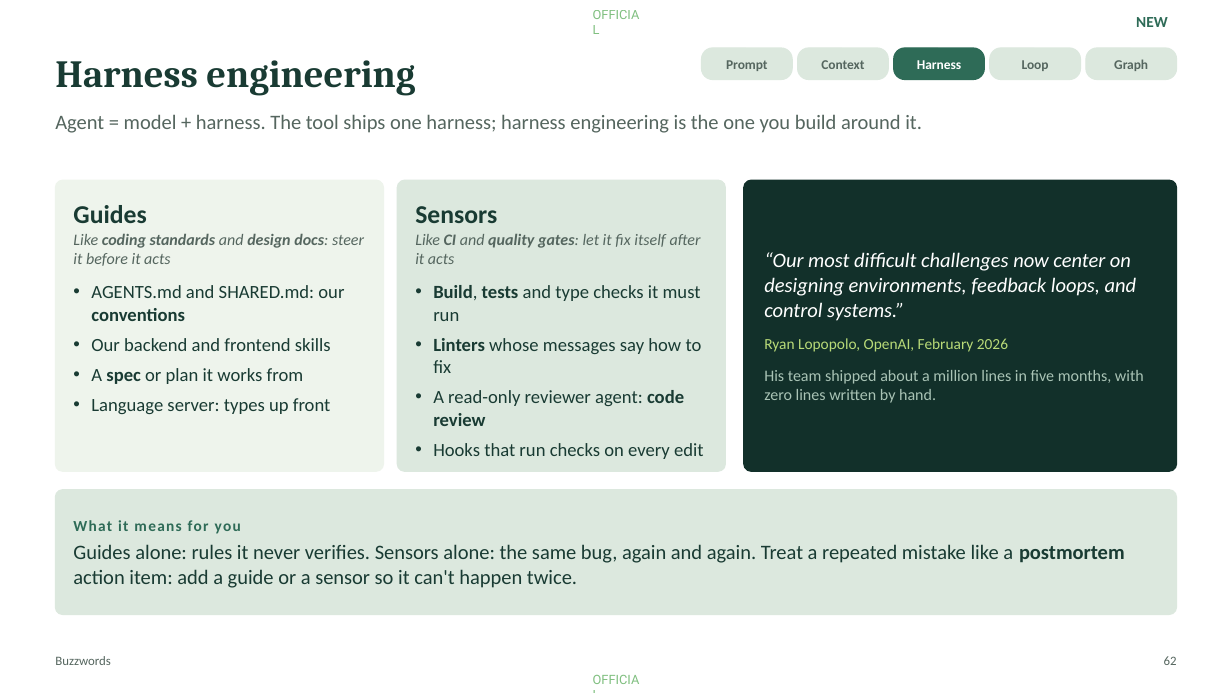
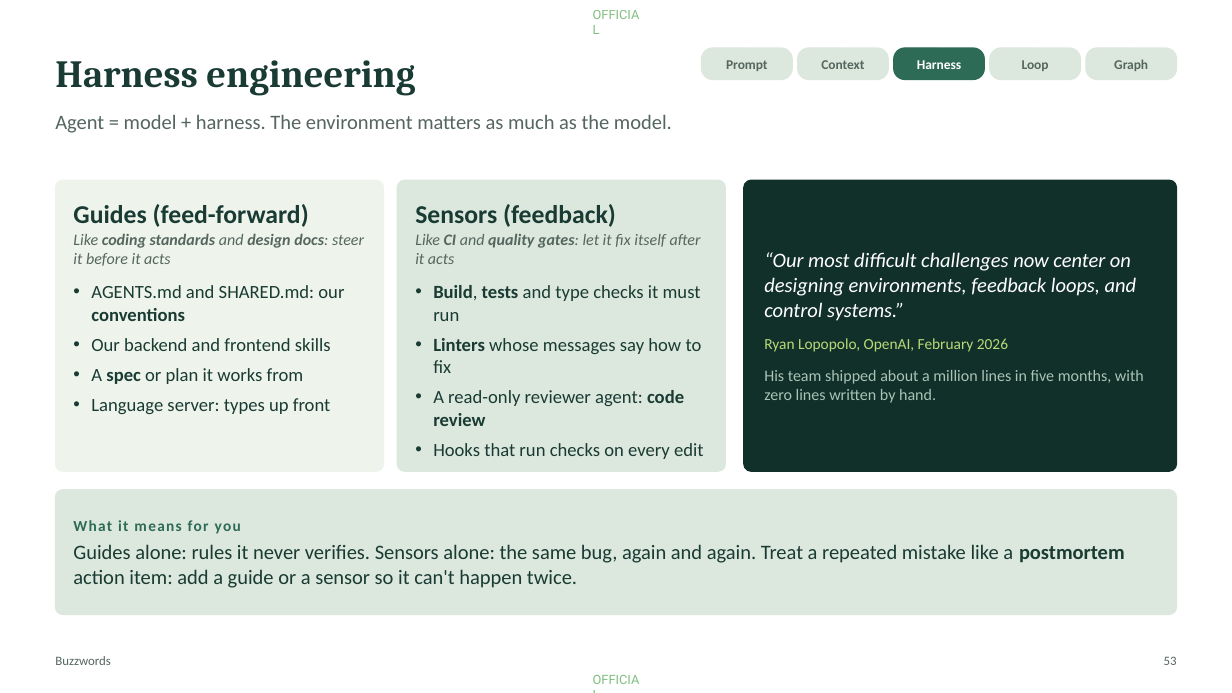
Before and after one commit to Moshe36/ai-developer-toolkit, a slide deck: slide 53 of workshop/agentic-workshop.pptx (slide 62 before the commit). Drawn at 1232x693 pixels with LibreOffice and Linux fonts; fonts in the diff are those of the drawing. Boxes give left, top, right and bottom in pixels: in the first picture for what was removed or moved away, otherwise in the second. Text is boxed around its words. In the diff, an @@ line names an element or a change of style, - is before the commit and + after.

```diff
--- a/workshop/agentic-workshop.pptx
+++ b/workshop/agentic-workshop.pptx
@@ text removed at [1136,17,1168,27] @@
-NEW
@@ text at [55,114,672,133]: text changed @@
-Agent = model + harness. The tool ships one harness; harness engineering is the one you build around it.
+Agent = model + harness. The environment matters as much as the model.
@@ text at [73,204,309,227]: text changed @@
-Guides
+Guides (feed-forward)
@@ text at [415,204,616,227]: text changed @@
-Sensors
+Sensors (feedback)
@@ page number at [1164,656,1177,665]: text changed @@
-62
+53
```
Also in this commit, not shown: 8 other slides changed, 25 slides added, 16 slides removed, 2 other files.
